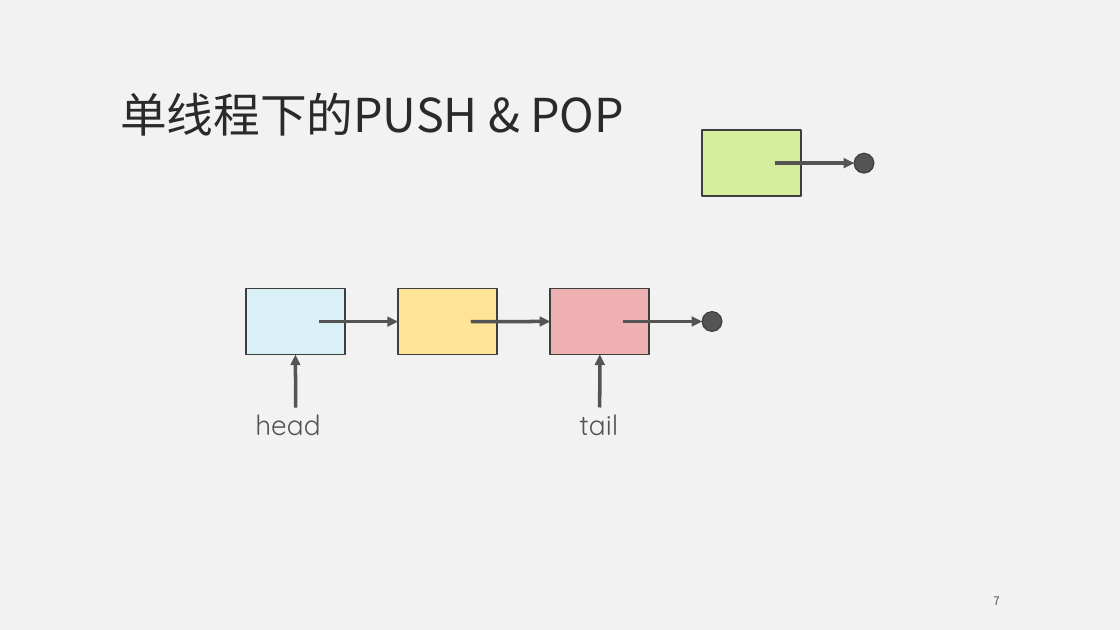
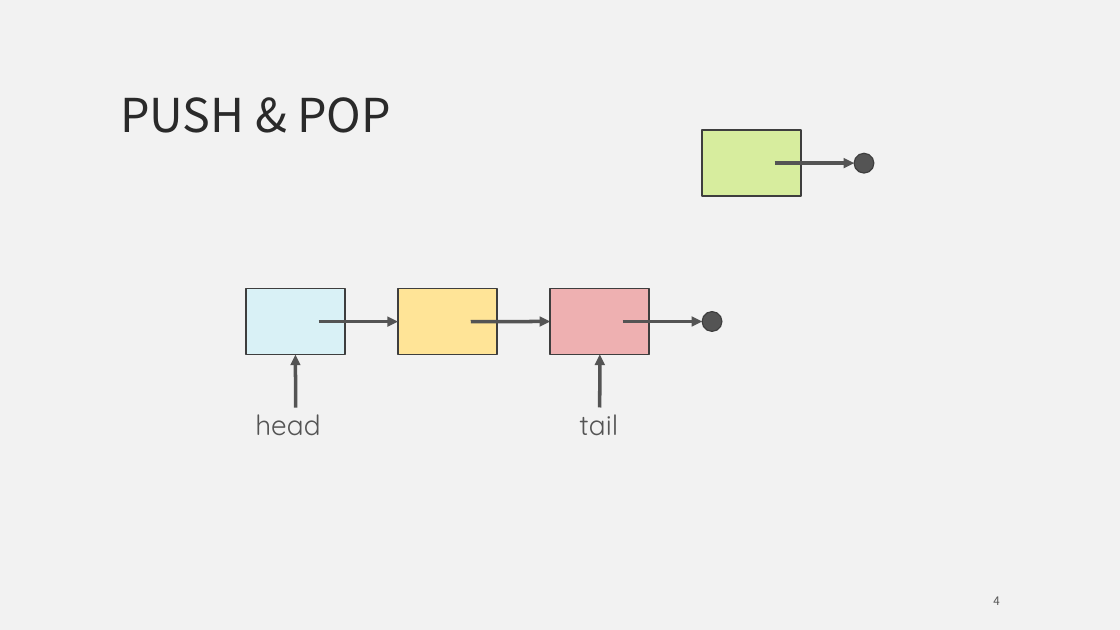
Before and after one commit to mutouyun/lock-free-queue, a slide deck: slide 4 of lock-free.pptx (slide 7 before the commit). Drawn at 1120x630 pixels with LibreOffice and Linux fonts; fonts in the diff are those of the drawing. Boxes give left, top, right and bottom in pixels: in the first picture for what was removed or moved away, otherwise in the second. Text is boxed around its words. In the diff, an @@ line names an element or a change of style, - is before the commit and + after.

```diff
--- a/lock-free.pptx
+++ b/lock-free.pptx
@@ title at [120,97,391,133]: text changed @@
-单线程下的PUSH & POP
+PUSH & POP
@@ page number at [993,596,999,605]: text changed @@
-7
+4
```
Also in this commit, not shown: 17 other slides changed, 22 slides added, 3 slides removed, 2 other files.
